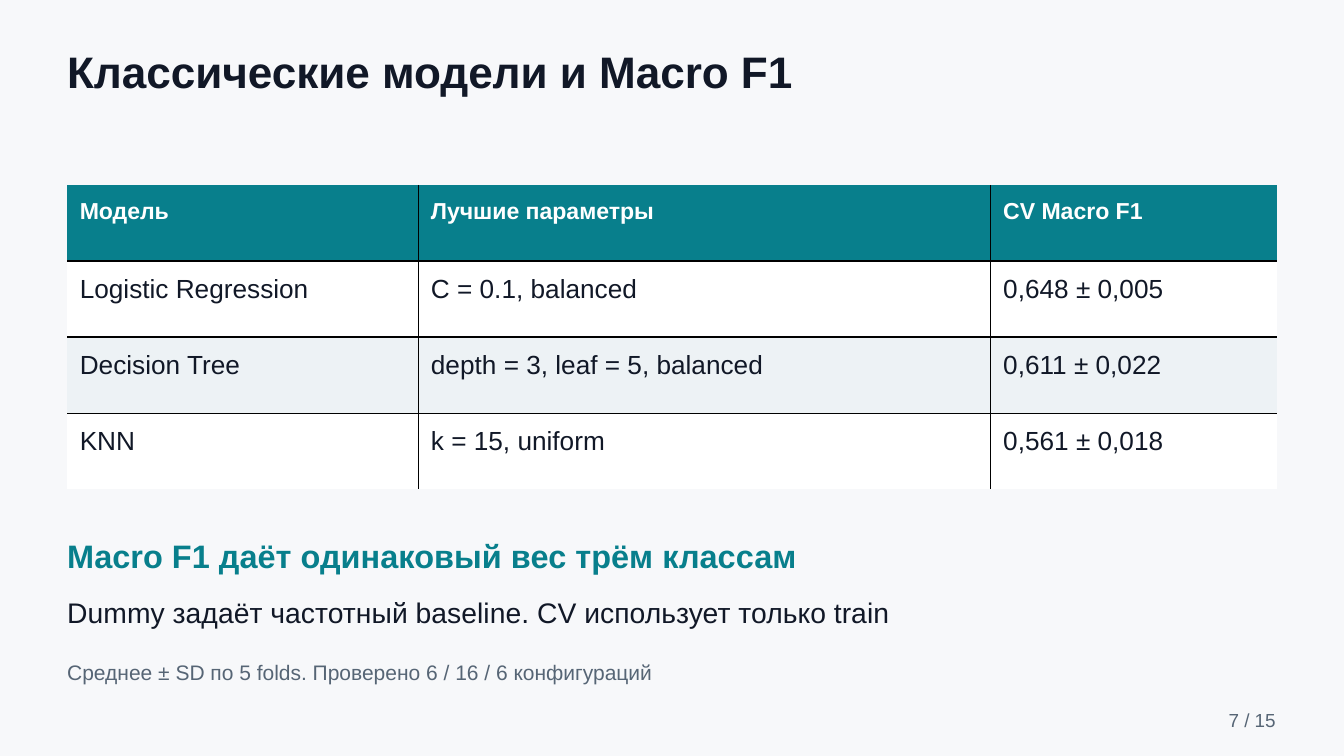
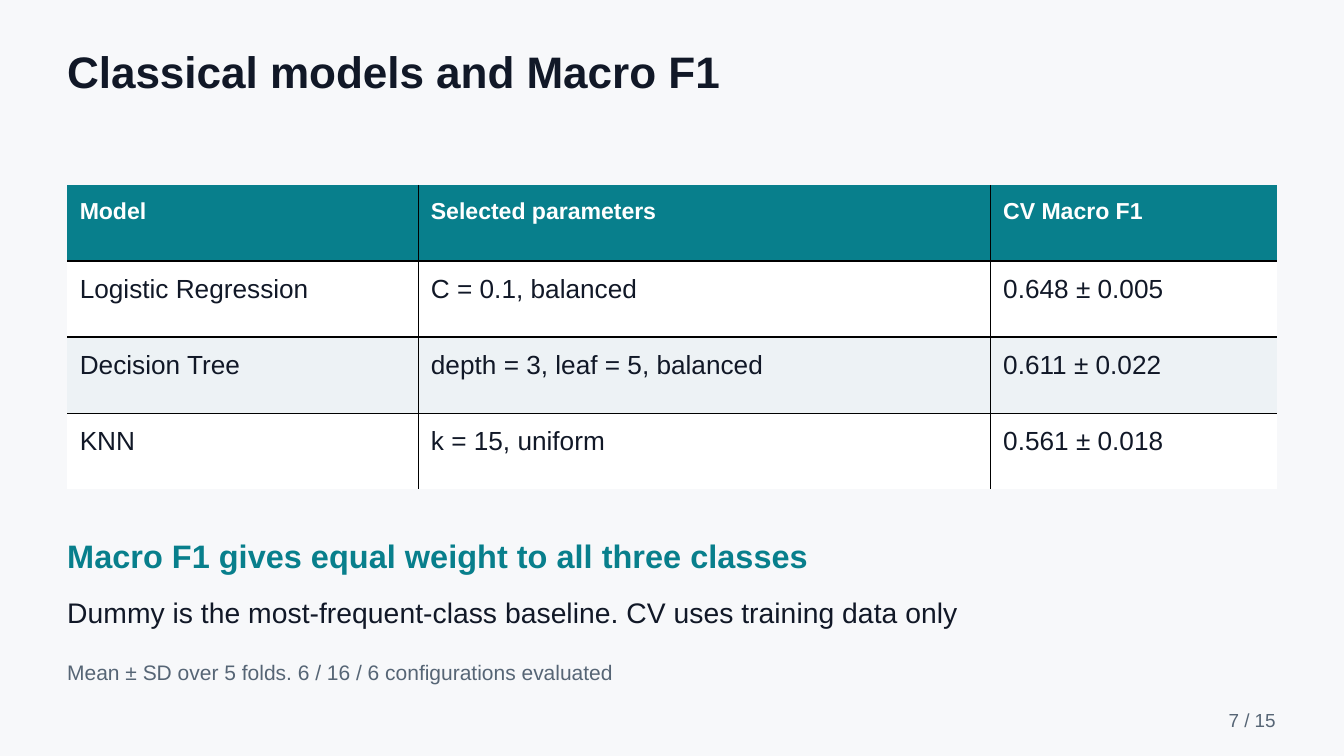
Before and after one commit to ansarchik17/machine_learning_final, a slide deck: slide 7 of output/presentation/student_outcomes_presentation.pptx. Drawn at 1344x756 pixels with LibreOffice and Linux fonts; fonts in the diff are those of the drawing. Boxes give left, top, right and bottom in pixels: in the first picture for what was removed or moved away, otherwise in the second. Text is boxed around its words. In the diff, an @@ line names an element or a change of style, - is before the commit and + after.

```diff
--- a/output/presentation/student_outcomes_presentation.pptx
+++ b/output/presentation/student_outcomes_presentation.pptx
@@ text at bbox=[67, 56, 719, 89]: text changed @@
-Классические модели и Macro F1
+Classical models and Macro F1
@@ table at bbox=[68, 185, 1277, 489] @@
-row 1, column 1: Модель
+row 1, column 1: Model
-row 1, column 2: Лучшие параметры
+row 1, column 2: Selected parameters
-row 2, column 3: 0,648 ± 0,005
+row 2, column 3: 0.648 ± 0.005
-row 3, column 3: 0,611 ± 0,022
+row 3, column 3: 0.611 ± 0.022
-row 4, column 3: 0,561 ± 0,018
+row 4, column 3: 0.561 ± 0.018
@@ text at bbox=[67, 544, 807, 574]: text changed @@
-Macro F1 даёт одинаковый вес трём классам
+Macro F1 gives equal weight to all three classes
@@ text at bbox=[67, 602, 957, 629]: text changed @@
-Dummy задаёт частотный baseline. CV использует только train
+Dummy is the most-frequent-class baseline. CV uses training data only
@@ text at bbox=[67, 665, 613, 684]: text changed @@
-Среднее ± SD по 5 folds. Проверено 6 / 16 / 6 конфигураций
+Mean ± SD over 5 folds. 6 / 16 / 6 configurations evaluated
```
Also in this commit, not shown: 13 other slides changed, 1 slide added, 1 slide removed, 21 other files.
